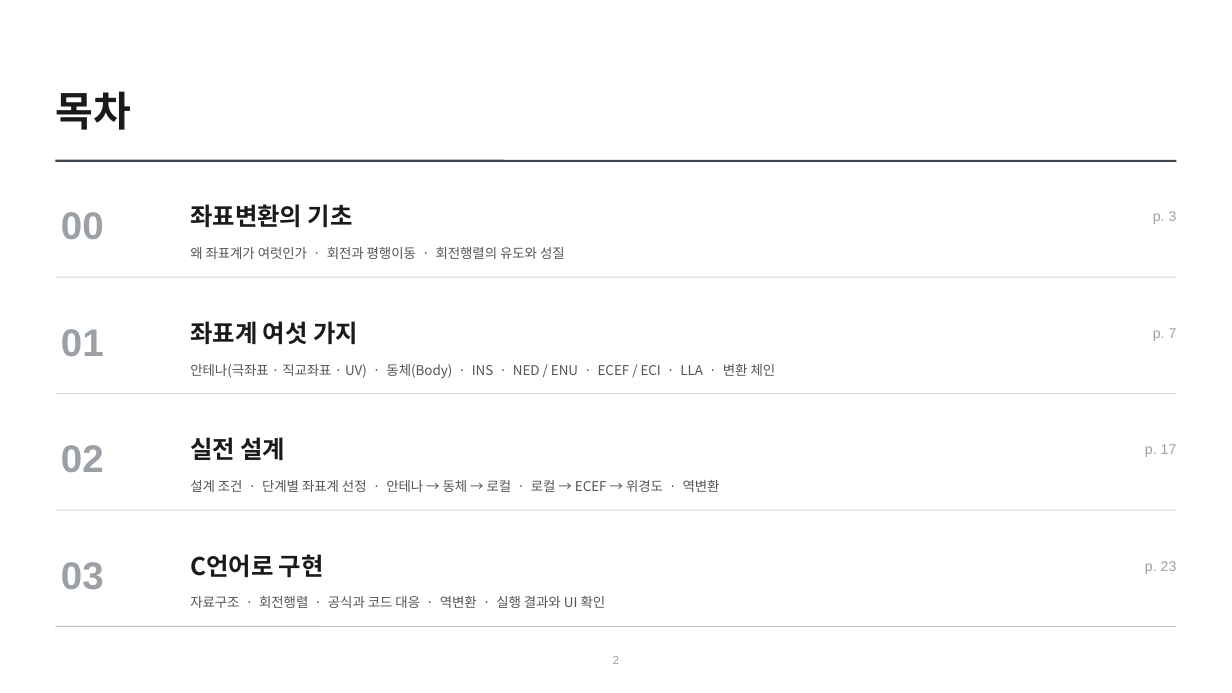
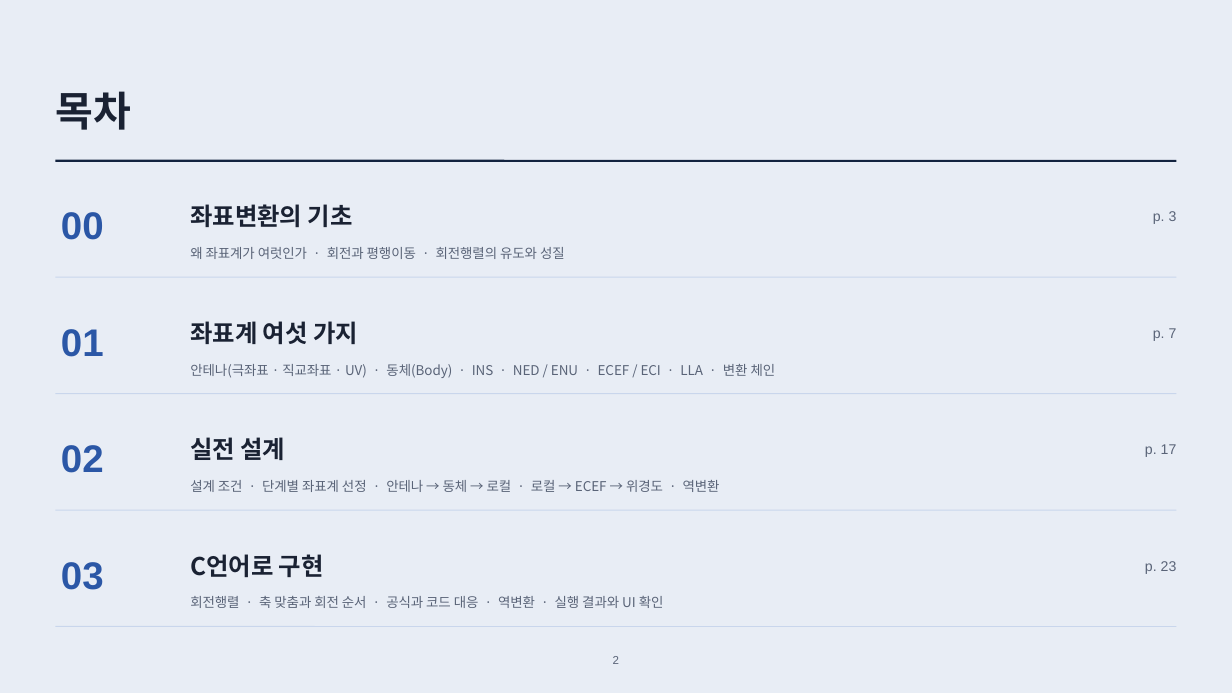
Before and after one commit to harley-hwan/radar-sw-study, a slide deck: slide 2 of Part2_CoordFrames/ref/산출물/좌표계와_좌표변환.pptx. Drawn at 1232x693 pixels with LibreOffice and Linux fonts; fonts in the diff are those of the drawing. Boxes give left, top, right and bottom in pixels: in the first picture for what was removed or moved away, otherwise in the second. Text is boxed around its words. In the diff, an @@ line names an element or a change of style, - is before the commit and + after.

```diff
--- a/Part2_CoordFrames/ref/산출물/좌표계와_좌표변환.pptx
+++ b/Part2_CoordFrames/ref/산출물/좌표계와_좌표변환.pptx
@@ background #FFFFFF to #E8EDF5 @@
@@ line (55, 161) - (1177, 161): stroke #3E4650 1.6 pt to #13233F 1.6 pt @@
@@ line (55, 277) - (1177, 277): stroke #D8D8D8 0.8 pt to #C9D6EC 0.8 pt @@
@@ line (55, 394) - (1177, 394): stroke #D8D8D8 0.8 pt to #C9D6EC 0.8 pt @@
@@ text colour #555555 to #5A6478 in 3 elements at <box>190,247,565,259</box>, <box>190,364,776,378</box>, <box>190,480,720,492</box> @@
@@ line (55, 510) - (1177, 510): stroke #D8D8D8 0.8 pt to #C9D6EC 0.8 pt @@
@@ text colour #9AA0A6 to #2B57A6 in 4 elements at <box>61,212,104,240</box>, <box>61,329,104,357</box>, <box>61,445,104,473</box>, <box>61,562,104,590</box> @@
@@ text colour #1A1A1A to #1A2233 in 5 elements at <box>55,91,131,130</box>, <box>190,204,353,227</box>, <box>190,321,358,344</box>, <box>190,437,286,460</box>, <box>190,554,324,577</box> @@
@@ text colour #9AA0A6 to #5A6478 in 4 elements at <box>1153,211,1177,224</box>, <box>1153,328,1177,341</box>, <box>1145,444,1177,457</box>, <box>1145,561,1177,574</box> @@
@@ text at <box>190,596,664,608</box>: text changed; text colour #555555 to #5A6478 @@
-자료구조 · 회전행렬 · 공식과 코드 대응 · 역변환 · 실행 결과와 UI 확인
+회전행렬 · 축 맞춤과 회전 순서 · 공식과 코드 대응 · 역변환 · 실행 결과와 UI 확인
@@ line (55, 627) - (1177, 627): stroke #BFBFBF 0.75 pt to #C9D6EC 0.75 pt @@
@@ text "2" at <box>613,656,619,664</box>: text colour #A0A0A0 to #5A6478 @@
```
Also in this commit, not shown: 29 other slides changed, 1 slide added, 1 slide removed, 13 other files.
